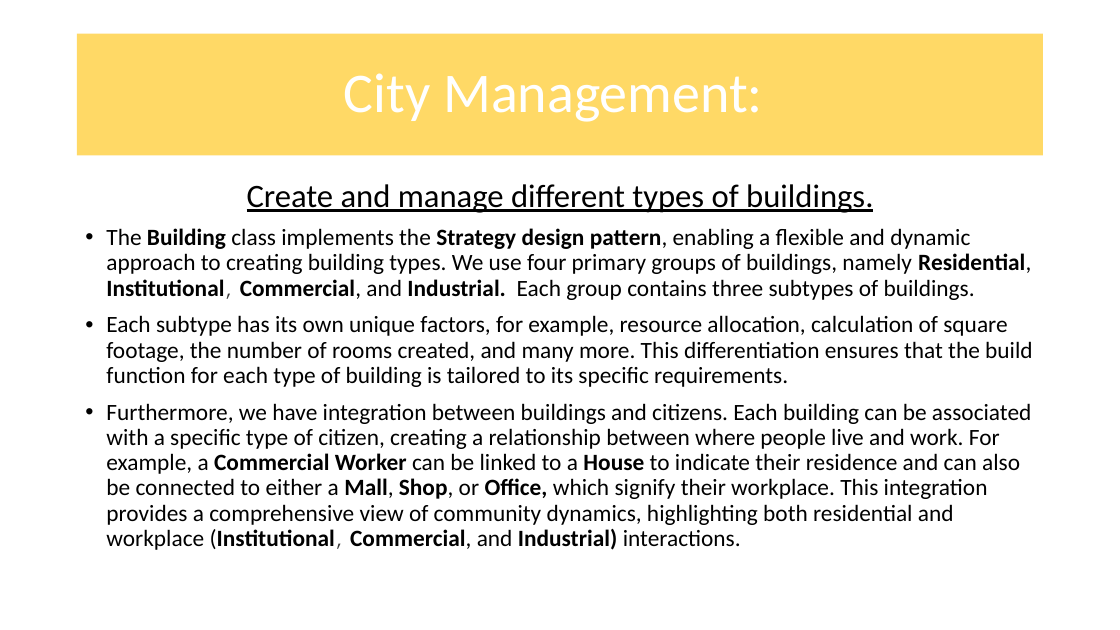
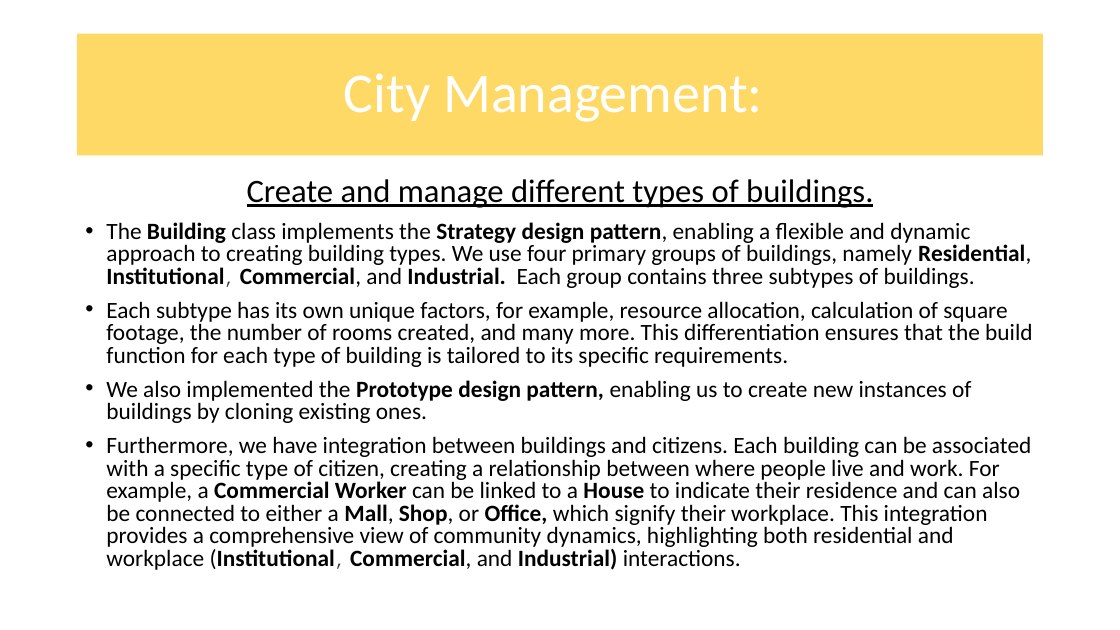
Before and after one commit to COS214-Project-2024/Team-25, a slide deck: slide 5 of Powerpoint/COS 214 Project powerpoint_Buildings.pptx. Drawn at 1120x630 pixels with LibreOffice and Linux fonts; fonts in the diff are those of the drawing; background and template pictures are left out. Boxes give left, top, right and bottom in pixels: in the first picture for what was removed or moved away, otherwise in the second. Text is boxed around its words. In the diff, an @@ line names an element or a change of style, - is before the commit and + after.

Commit message:
Building part updated

```diff
--- a/Powerpoint/COS 214 Project powerpoint_Buildings.pptx
+++ b/Powerpoint/COS 214 Project powerpoint_Buildings.pptx
@@ text at [106, 179, 1032, 570]: line spacing 1.07 to 0.97; line spacing 0.9 to 0.8 @@
@@ text at [106, 380, 971, 423]: paragraph added @@
+• We also implemented the Prototype design pattern, enabling us to create new instances of buildings by cloning existing ones.
```
Also in this commit, not shown: 1 other slide changed.
